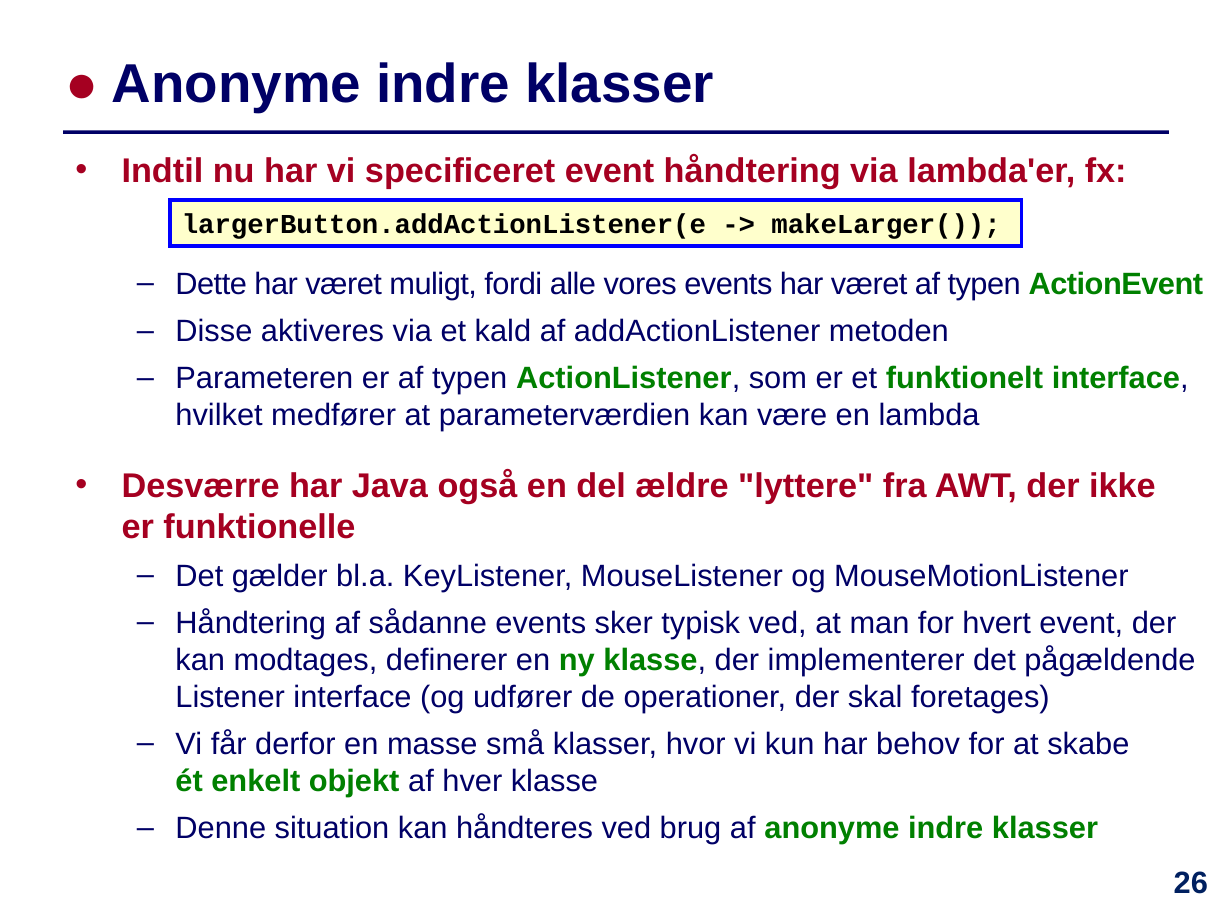
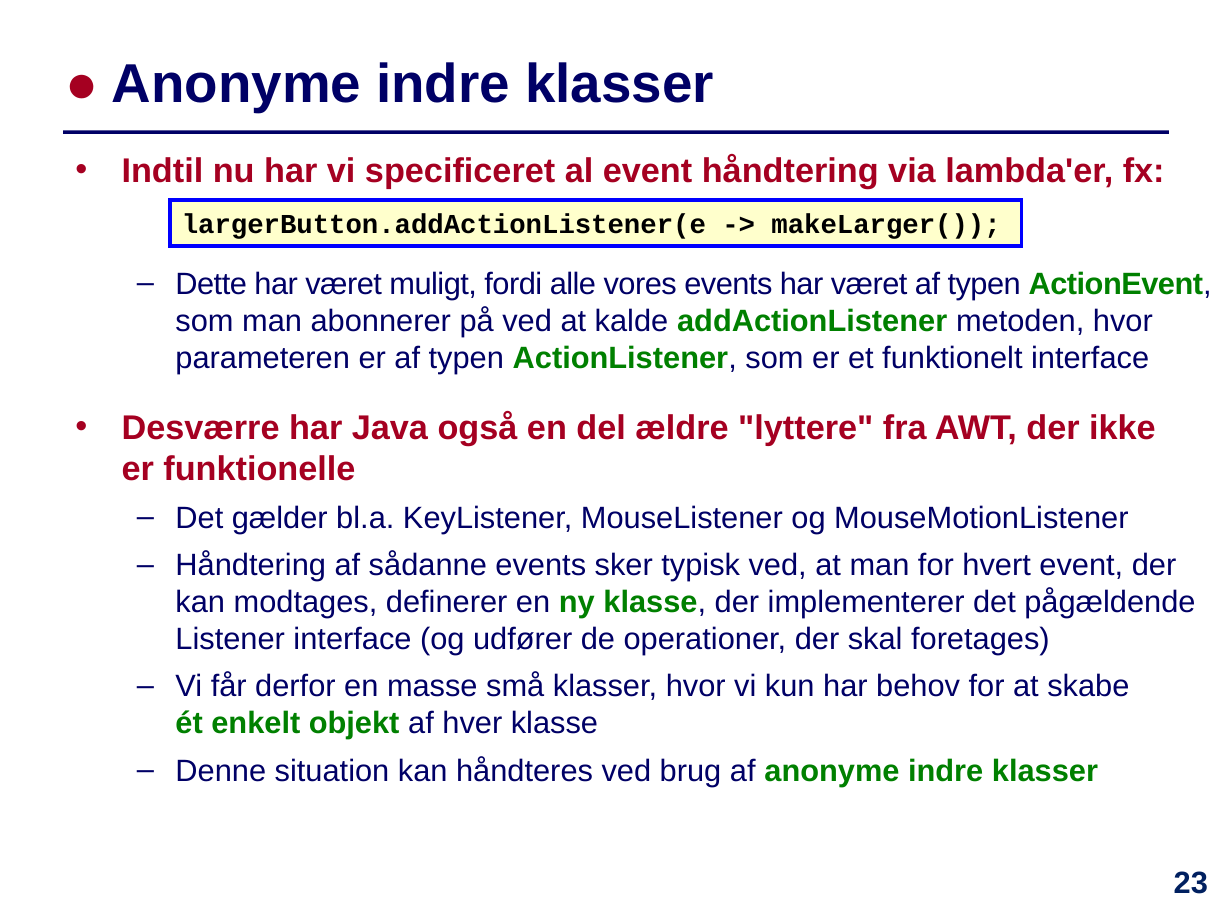
Before and after one commit to IntProgAU/Materiale, a slide deck: slide 23 of web/e22/uge_13/Slides-Uge13.pptx (slide 26 before the commit). Drawn at 1232x924 pixels with LibreOffice and Linux fonts; fonts in the diff are those of the drawing. Boxes give left, top, right and bottom in pixels: in the first picture for what was removed or moved away, otherwise in the second. Text is boxed around its words. In the diff, an @@ line names an element or a change of style, - is before the commit and + after.

```diff
--- a/web/e22/uge_13/Slides-Uge13.pptx
+++ b/web/e22/uge_13/Slides-Uge13.pptx
@@ text at (122,154,1212,373): text changed @@
-  • Indtil nu har vi specificeret event håndtering via lambda'er, fx:
-  – Dette har været muligt, fordi alle vores events har været af typen ActionEvent
-  – Disse aktiveres via et kald af addActionListener metoden
-  – Parameteren er af typen ActionListener, som er et funktionelt interface, hvilket medfører at parameterværdien kan være en lambda
+  • Indtil nu har vi specificeret al event håndtering via lambda'er, fx:
+  – Dette har været muligt, fordi alle vores events har været af typen ActionEvent, som man abonnerer på ved at kalde addActionListener metoden, hvor parameteren er af typen ActionListener, som er et funktionelt interface
@@ page number at (1174,871,1208,894): text changed @@
-26
+23
```
Also in this commit, not shown: 14 other slides changed, 2 slides removed, 3 other files.
